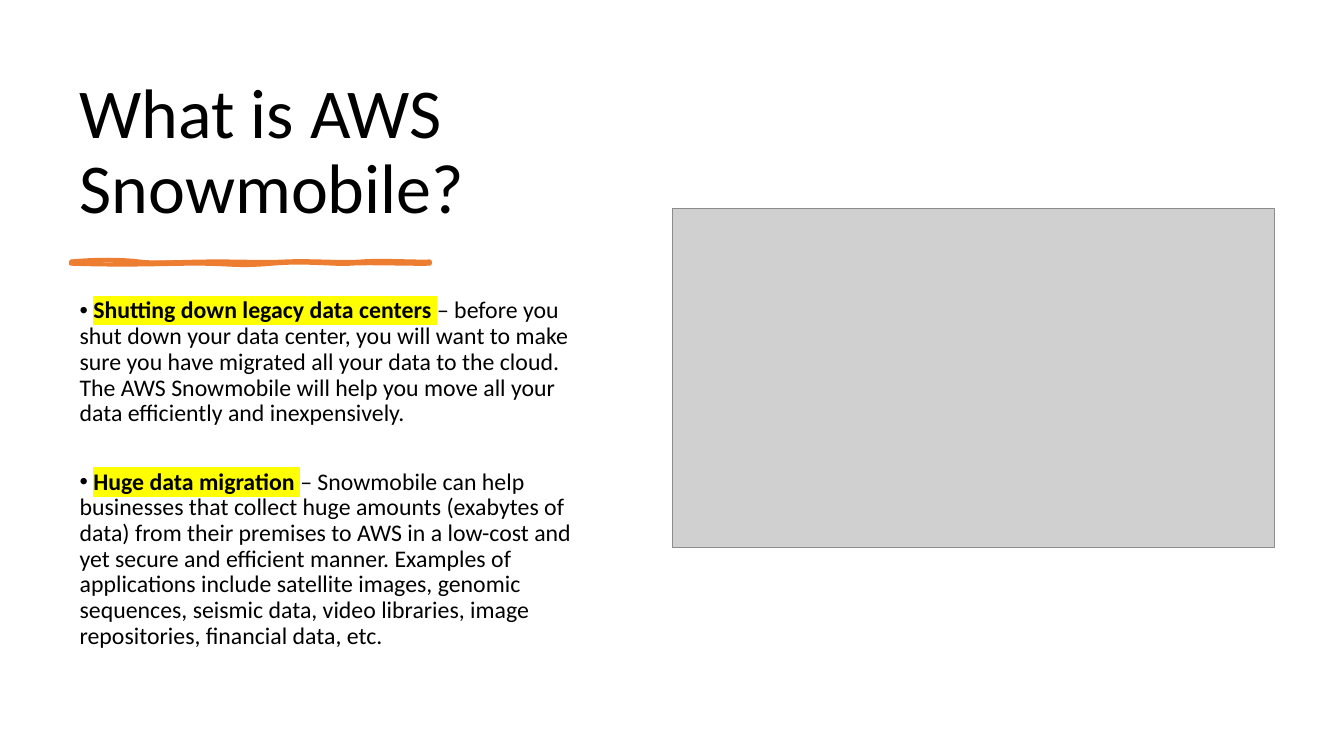
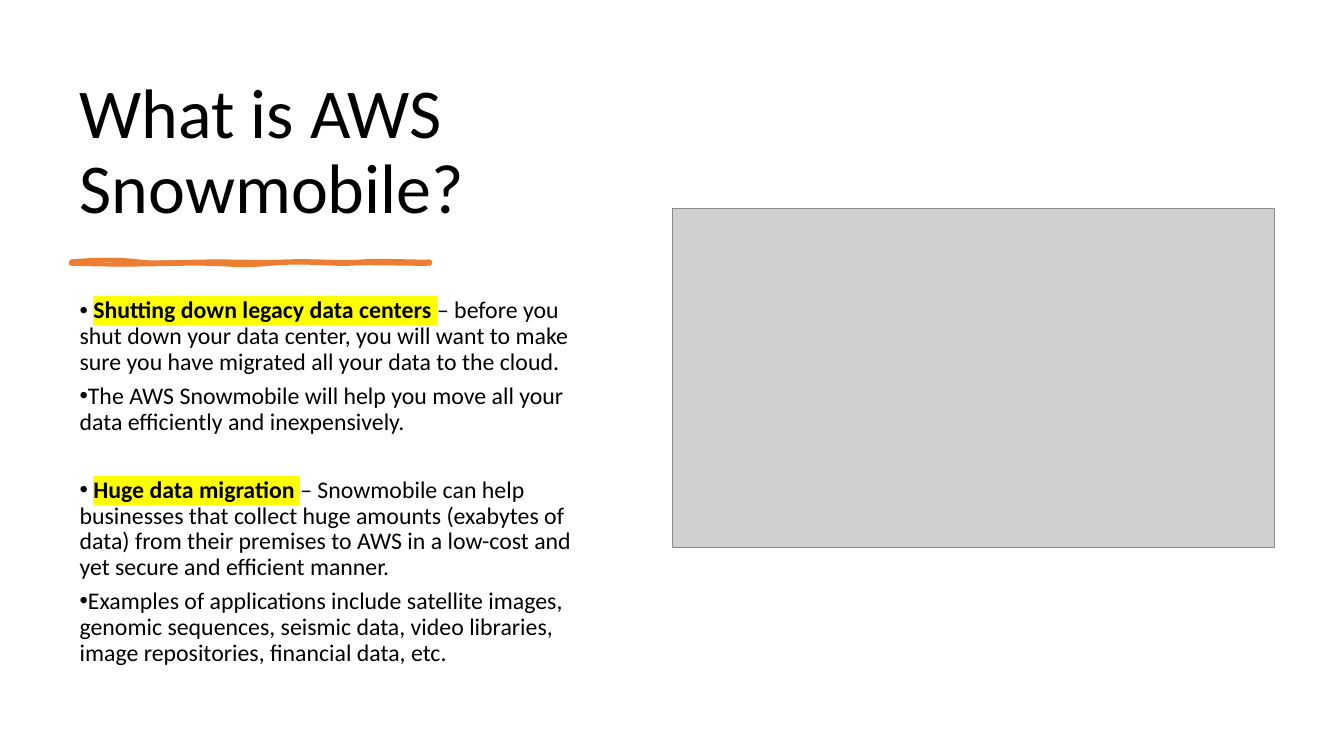
Before and after one commit to IlyaChakun/aws-iba-courses, a slide deck: slide 7 of lecture-materials/Migration&Transfer/aws_snow_family/snow_family.pptx (slide 6 before the commit). Drawn at 1344x756 pixels with LibreOffice and Linux fonts; fonts in the diff are those of the drawing; grey boxes stand for pictures. Boxes give left, top, right and bottom in pixels: in the first picture for what was removed or moved away, otherwise in the second. Text is boxed around its words. In the diff, an @@ line names an element or a change of style, - is before the commit and + after.

```diff
--- a/lecture-materials/Migration&Transfer/aws_snow_family/snow_family.pptx
+++ b/lecture-materials/Migration&Transfer/aws_snow_family/snow_family.pptx
@@ text at <box>80,301,570,665</box>: text changed @@
-• Shutting down legacy data centers – before you shut down your data center, you will want to make sure you have migrated all your data to the cloud. The AWS Snowmobile will help you move all your data efficiently and inexpensively.
-• Huge data migration – Snowmobile can help businesses that collect huge amounts (exabytes of data) from their premises to AWS in a low-cost and yet secure and efficient manner. Examples of applications include satellite images, genomic sequences, seismic data, video libraries, image repositories, financial data, etc.
+• Shutting down legacy data centers – before you shut down your data center, you will want to make sure you have migrated all your data to the cloud.
+• The AWS Snowmobile will help you move all your data efficiently and inexpensively.
+• Huge data migration – Snowmobile can help businesses that collect huge amounts (exabytes of data) from their premises to AWS in a low-cost and yet secure and efficient manner.
+• Examples of applications include satellite images, genomic sequences, seismic data, video libraries, image repositories, financial data, etc.
```
Also in this commit, not shown: 3 other slides changed, 2 slides added, 30 other files.
